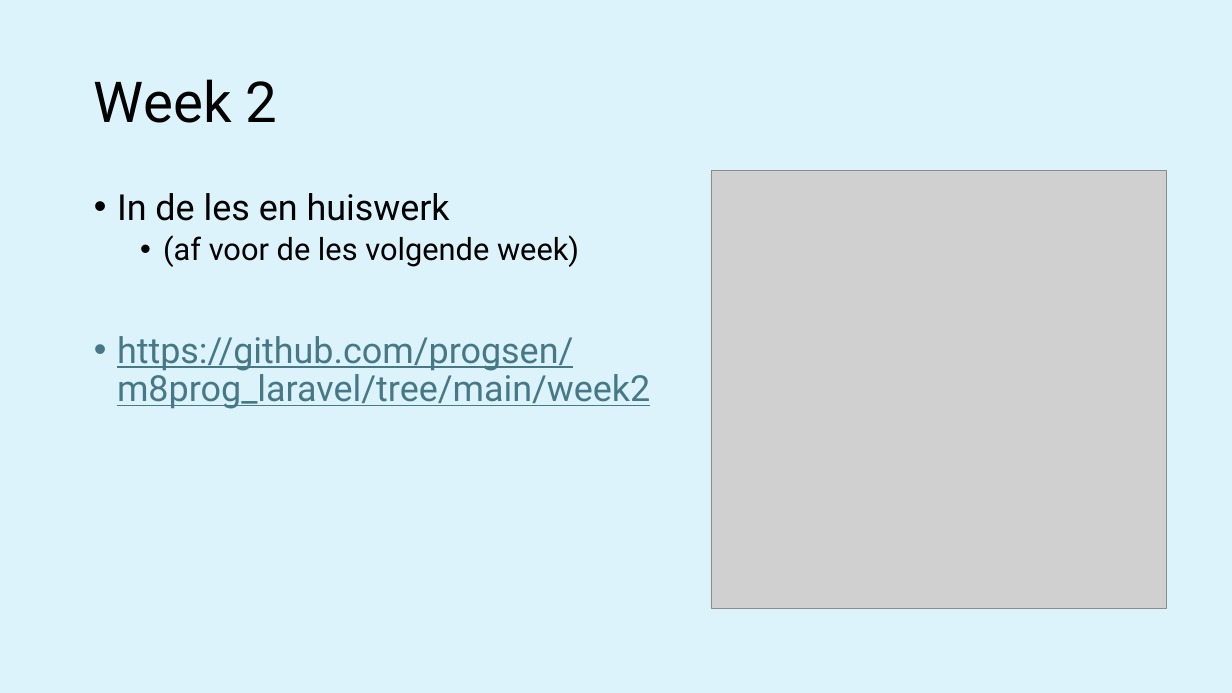
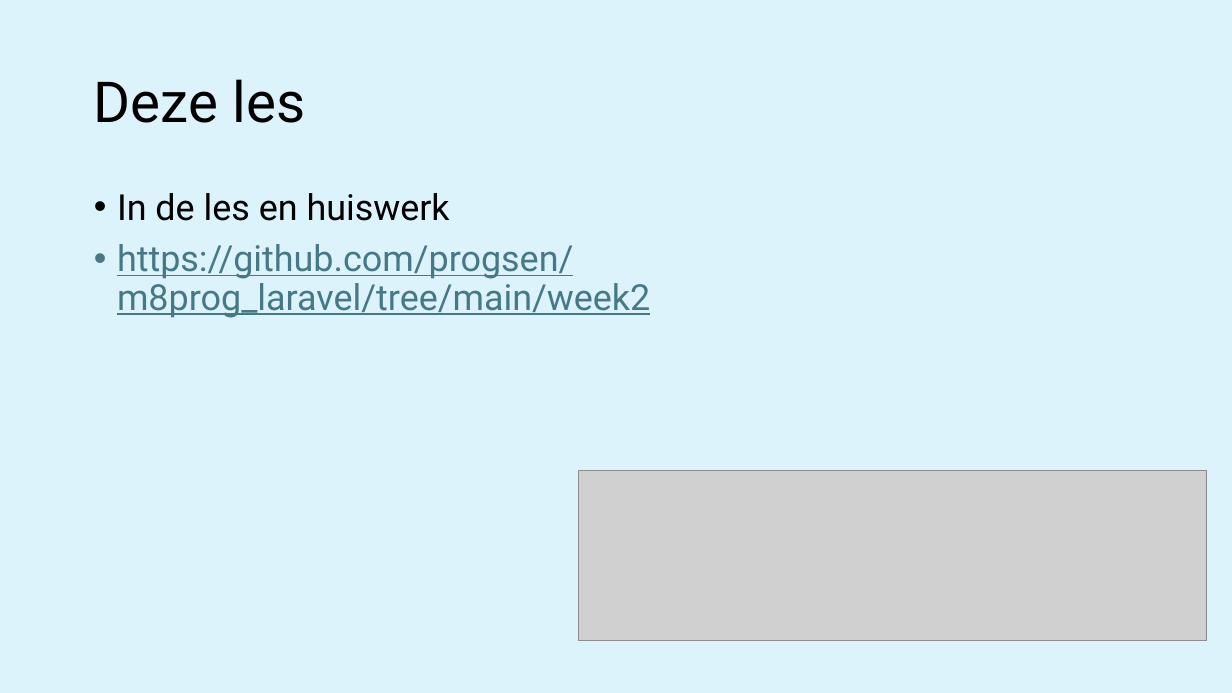
Before and after one commit to progsen/m8prog_laravel, a slide deck: slide 17 of week2 - Routes and Layout/M8Prog laravel 02 - Nav en routes.pptx. Drawn at 1232x693 pixels with LibreOffice and Linux fonts; fonts in the diff are those of the drawing; grey boxes stand for pictures. Boxes give left, top, right and bottom in pixels: in the first picture for what was removed or moved away, otherwise in the second. Text is boxed around its words. In the diff, an @@ line names an element or a change of style, - is before the commit and + after.

Commit message:
week 3-4

```diff
--- a/week2 - Routes and Layout/M8Prog laravel 02 - Nav en routes.pptx
+++ b/week2 - Routes and Layout/M8Prog laravel 02 - Nav en routes.pptx
@@ title at (94, 79, 305, 123): text changed @@
-Week 2
+Deze les
@@ picture removed at (711, 171, 1166, 609) @@
@@ text at (163, 235, 579, 267): paragraph removed @@
-  • (af voor de les volgende week)
@@ picture added at (579, 470, 1207, 641) @@
```
Also in this commit, not shown: 8 other files.
